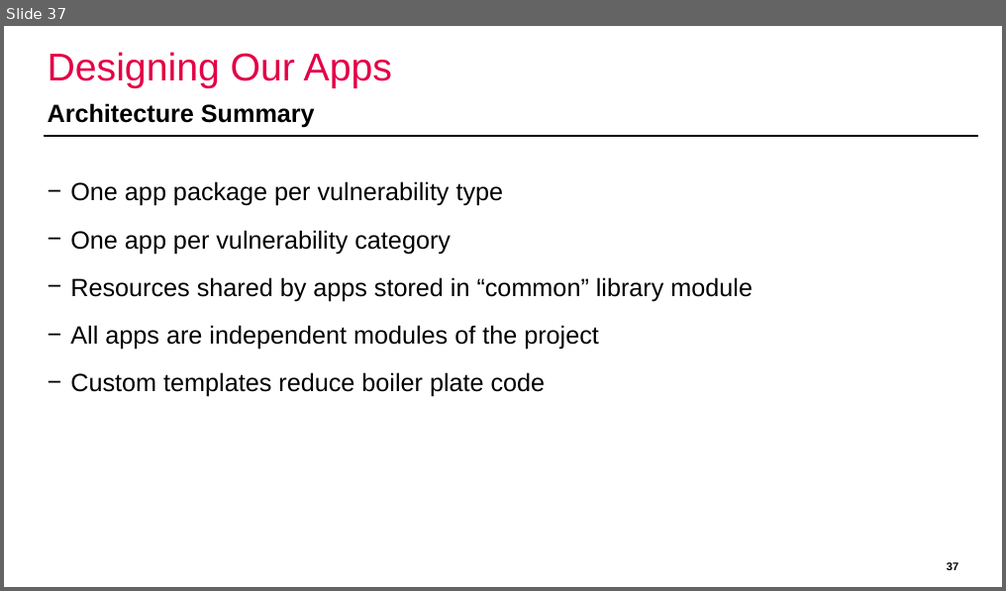
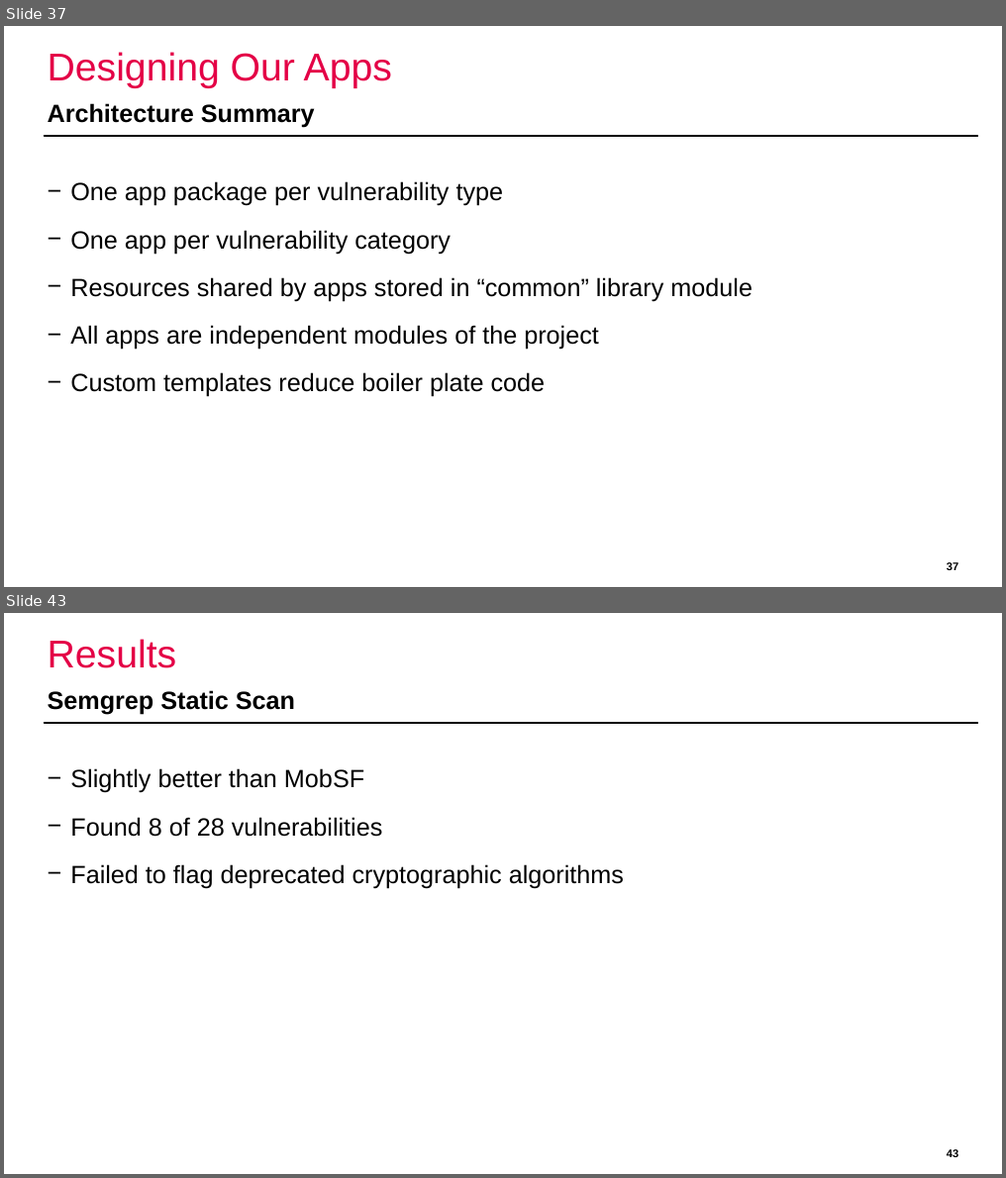
Before and after one commit to domi-cmd/Reference_Application_for_OWASP_MASTG, a slide deck: dev_documents/presentation/ba_thesis_presentation_kronig.pptx. Shown one above the other, each under a label of ours: slide 37 before the commit, slides 37 and 43 after it; the slides between them are not shown. The pictures are 1006x591 and 1006x1178 pixels, drawn with LibreOffice and Linux fonts; fonts in the diff are those of the drawing; background and template pictures are left out. Boxes give left, top, right and bottom in pixels: in the first picture for what was removed or moved away, otherwise in the second. Text is boxed around its words. In the diff, an @@ line names an element or a change of style, - is before the commit and + after.

Commit message:
Added results, outlook and conclusion section to my powerpoint. Now only the Introduction is missing. Test run shows that powerpoint is vastly too long.

```diff
--- a/dev_documents/presentation/ba_thesis_presentation_kronig.pptx
+++ b/dev_documents/presentation/ba_thesis_presentation_kronig.pptx
@@ slide 43 added at <box>4,613,1002,1174</box>, background #FFFFFF; not listed: 1 template element that a slide beside it also shows @@
@@ title added at <box>48,639,177,668</box>, 28 pt, text #E40046 @@
+Results
@@ text added at <box>48,690,295,715</box>, 18 pt, text #000000, bold @@
+Semgrep Static Scan
@@ text added at <box>70,768,624,888</box>, 18 pt, text #000000 @@
+− Slightly better than MobSF
+− Found 8 of 28 vulnerabilities
+− Failed to flag deprecated cryptographic algorithms
@@ page number added at <box>946,1150,958,1157</box>, 8 pt, text #000000, bold @@
+43
```
Also in this commit, not shown: 10 other slides added, 3 slides removed.
